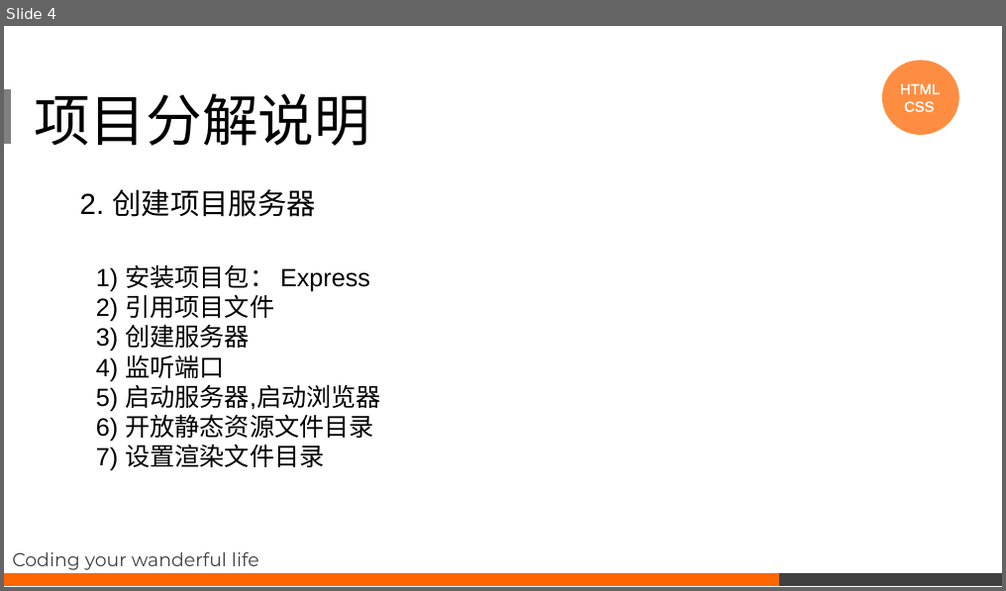
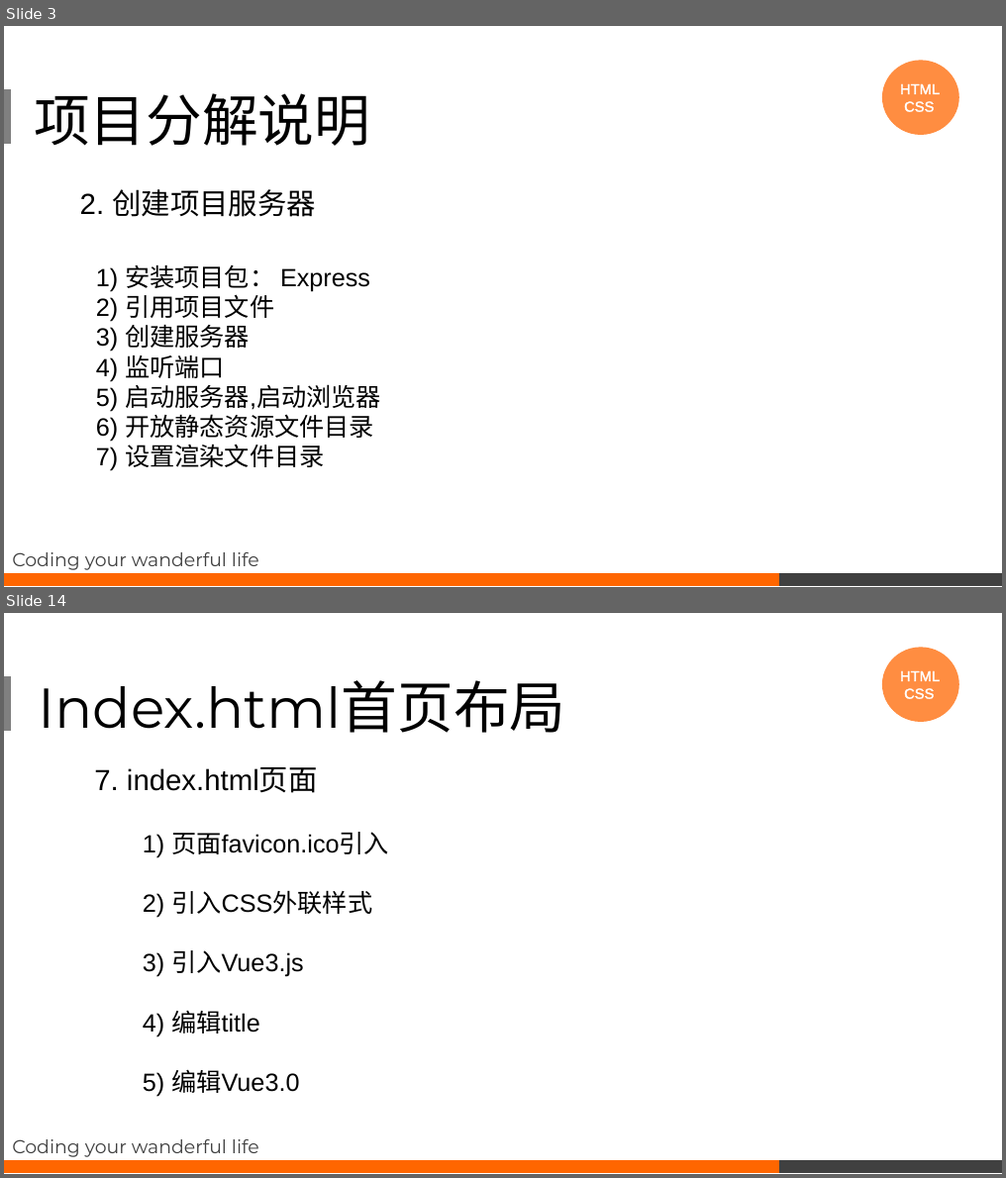
Before and after one commit to noip-algorithms/express-element-master, a slide deck: course/项目分析课程.pptx. Shown one above the other, each under a label of ours: slide 4 before the commit, slides 3 and 14 after it; the slides between them are not shown. The pictures are 1006x591 and 1006x1178 pixels, drawn with LibreOffice and Linux fonts; fonts in the diff are those of the drawing. Boxes give left, top, right and bottom in pixels: in the first picture for what was removed or moved away, otherwise in the second. Text is boxed around its words. In the diff, an @@ line names an element or a change of style, - is before the commit and + after.

```diff
--- a/course/项目分析课程.pptx
+++ b/course/项目分析课程.pptx
@@ slide 14 added at (x1=4, y1=613, x2=1002, y2=1174), background #FFFFFF @@
@@ ellipse added at (x1=883, y1=648, x2=959, y2=722), fill #FF8D41, outline #FF8D41 1 pt @@
@@ text added at (x1=900, y1=670, x2=940, y2=699), 14 pt, text #FFFFFF @@
+HTML
+CSS
@@ rectangle added at (x1=4, y1=676, x2=11, y2=730), fill #808080, outline #808080 1 pt @@
@@ title added at (x1=38, y1=680, x2=565, y2=733), 54 pt, text #000000 @@
+Index.html首页布局
@@ text added at (x1=94, y1=767, x2=318, y2=793), 28 pt, text #000000 @@
+7. index.html页面
@@ text added at (x1=143, y1=832, x2=389, y2=1097), 24 pt, text #000000 @@
+1) 页面favicon.ico引入
+2) 引入CSS外联样式
+3) 引入Vue3.js
+4) 编辑title
+5) 编辑Vue3.0
@@ subtitle added at (x1=12, y1=1140, x2=259, y2=1157), 18 pt, text #404040 @@
+Coding your wanderful life
@@ rectangle added at (x1=4, y1=1161, x2=779, y2=1173), fill #FF6600, outline #FF6600 1 pt @@
@@ rectangle added at (x1=780, y1=1161, x2=1002, y2=1173), fill #404040, outline #404040 1 pt @@
@@ what was slide 4 is now slide 3 @@
```
Also in this commit, not shown: 6 slides changed, 12 other slides added, 7 other files.
